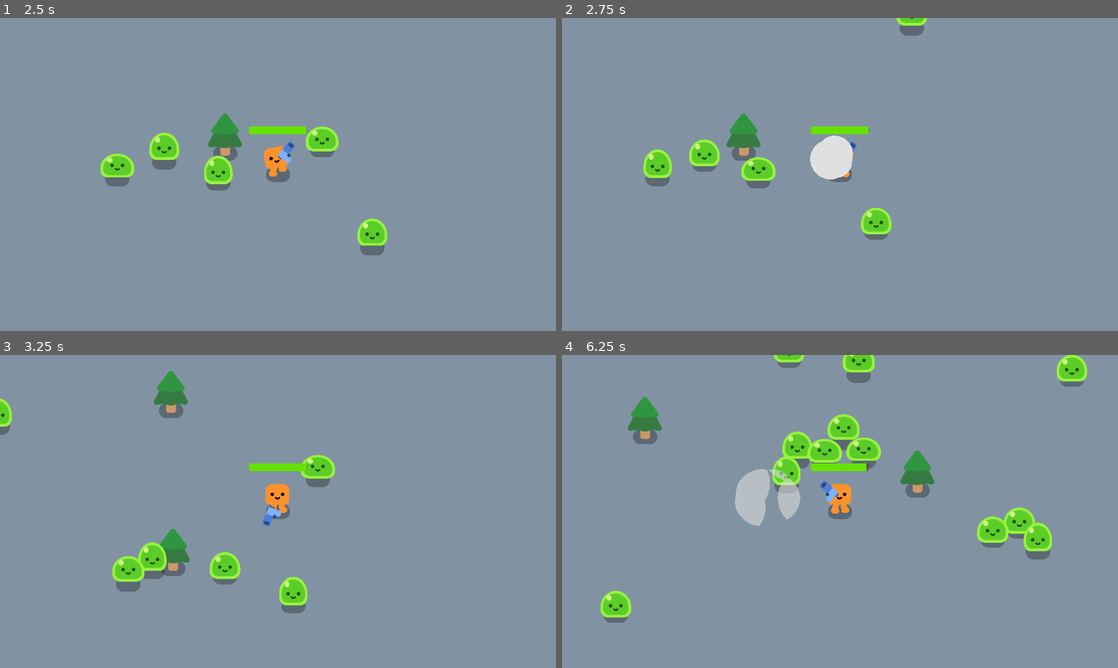
Above: before the commit, frames 1-4 (two rows, left to right).
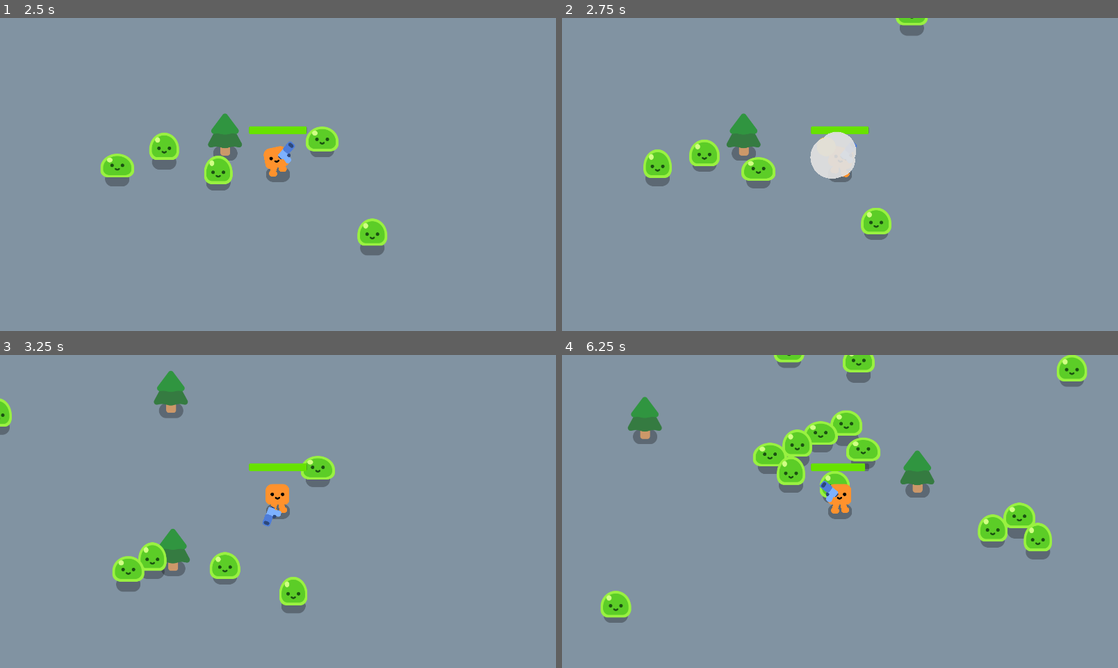
Above: after the commit, the same moments.

Repository: Technostalgic/csci4140-hw2
Game: Godot game, scene res://obj/levels/game.tscn
Two runs of this game, one before a commit and one after it. Both use one fixed random seed, a clock stepped at 60 frames per second and the inputs below. Sound files missing from this copy of the repository are replaced by a short silence.
Inputs (mouse positions are in pixels of both pictures, inside the frame that each line leads up to):
- Up to frame 1 (2.5 s): tap Enter at 0.5 s; move the mouse to (400, 158) at 0.52 s; press the mouse at (400, 158) at 0.53 s; hold D (move_right) 0.53-1.28 s; move the mouse to (166, 190) at 1.27 s; release the mouse at (166, 190) at 1.28 s; hold S (move_down) 1.28-2.03 s; click (166, 190) at 1.35 s; move the mouse to (333, 105) at 2.02 s; press the mouse at (333, 105) at 2.03 s; hold D (move_right) from 2.03 s (still down)
- Up to frame 2 (2.75 s): keep holding D (move_right)
- Up to frame 3 (3.25 s): move the mouse to (250, 574) at 2.77 s; release D (move_right) at 2.78 s; release the mouse at (250, 574) at 2.78 s; hold W (move_up) from 2.78 s (still down); click (250, 574) at 2.85 s
- Up to frame 4 (6.25 s): move the mouse to (1006, 558) at 3.52 s; release W (move_up) at 3.53 s; press the mouse at (1006, 558) at 3.53 s; hold A (move_left) 3.53-5.03 s; move the mouse to (673, 464) at 4.27 s; release the mouse at (673, 464) at 4.28 s; click (673, 464) at 4.35 s; move the mouse to (867, 511) at 5.02 s; press the mouse at (867, 511) at 5.03 s; hold S (move_down) 5.03-5.78 s; move the mouse to (756, 433) at 5.77 s; release the mouse at (756, 433) at 5.78 s; hold D (move_right) from 5.78 s (still down); click (756, 433) at 5.85 s

Frame 1 is identical in both runs. In frame 2, 0.2% of the frame differs, in the area x 44-66%, y 0-52%; in frame 3, 0.1%; in frame 4, 3.7%, in the area x 31-86%, y 17-60%.

Commit message:
add place for sound effect

Diff:
--- a/obj/weapon/shotgun.tscn
+++ b/obj/weapon/shotgun.tscn
@@ -3,19 +3,22 @@
 [ext_resource type="Script" uid="uid://pyxu55nhookm" path="res://src/weapon/shotgun.gd" id="1_36h01"]
 [ext_resource type="PackedScene" uid="uid://kcl4efkvrany" path="res://obj/effects/impact.tscn" id="2_41mpv"]
 [ext_resource type="Texture2D" uid="uid://coon1w77o334i" path="res://content/gfx/pistol.png" id="4_owrpd"]
+[ext_resource type="AudioStream" uid="uid://dsnsfw3ykcnpn" path="res://content/sfx/test.wav" id="4_qarfq"]
 
-[node name="Shotgun" type="Node2D" unique_id=1703651934 node_paths=PackedStringArray("raycast", "projectile_spawnpoint", "fire_timer")]
+[node name="Shotgun" type="Node2D" unique_id=1703651934 node_paths=PackedStringArray("audio_player", "raycast", "projectile_spawnpoint", "fire_timer")]
 script = ExtResource("1_36h01")
+shoot_sound = ExtResource("4_qarfq")
+audio_player = NodePath("AudioStreamPlayer")
 raycast = NodePath("Raycast")
 damage = 0.5
 environmental_impact_effect = ExtResource("2_41mpv")
 projectile_spawnpoint = NodePath("WeaponAnchor/ShotgunGraphic/ProjectileSpawnpoint")
 fire_timer = NodePath("FireTimer")
-fire_rate = 0.25
+fire_rate = 0.5
 metadata/_custom_type_script = "uid://pyxu55nhookm"
 
 [node name="FireTimer" type="Timer" parent="." unique_id=466582412]
-wait_time = 0.3
+wait_time = 0.05
 autostart = true
 
 [node name="WeaponAnchor" type="Marker2D" parent="." unique_id=471340787]
@@ -31,3 +34,6 @@
 [node name="Raycast" type="RayCast2D" parent="." unique_id=448148110]
 collision_mask = 2
 hit_from_inside = true
+
+[node name="AudioStreamPlayer" type="AudioStreamPlayer" parent="." unique_id=934029038]
+stream = ExtResource("4_qarfq")
--- a/src/weapon/gun.gd
+++ b/src/weapon/gun.gd
@@ -6,7 +6,7 @@
 @export var active: bool = true
 @export var fire_rate: float = 0.3
 
-var ready_to_fire: bool = false
+var ready_to_fire: bool = true
 
 func _ready() -> void:
 	fire_timer.timeout.connect(_fire_timer_timeout)
--- a/src/weapon/shotgun.gd
+++ b/src/weapon/shotgun.gd
@@ -1,6 +1,8 @@
 class_name Shotgun
 extends Gun
 
+@export var shoot_sound: AudioStream = null
+@export var audio_player: AudioStreamPlayer = null
 @export var raycast: RayCast2D = null
 @export var bullets_per_shot: int = 6
 @export var spread: float = PI / 8
@@ -8,6 +10,10 @@
 @export var weapon_range: float = 1000
 @export var damage: float = 1
 @export var environmental_impact_effect: PackedScene = null
+
+func _ready() -> void:
+	super._ready()
+	audio_player.stream = shoot_sound
 
 func _fire_shot(direction: float):
 	var endpoint = Vector2.from_angle(direction - projectile_spawnpoint.global_rotation) * weapon_range
@@ -29,6 +35,7 @@
 		impact.global_position = raycast.get_collision_point()
 
 func fire():
+	audio_player.play()
 
 	# reset the raycast
 	raycast.clear_exceptions()
